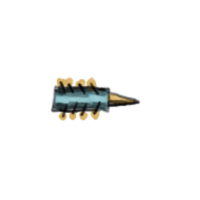
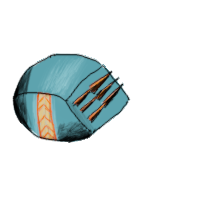
Revision of a layered 200 x 200 image; what changed, layer by layer:
added layer "gatling battery lines" above "gatling battery shade" over (12, 53, 131, 143)
added layer "gatling battery shade" above "gatling battery light" over (12, 64, 122, 143)
added layer "gatling battery light" (soft light) above "gatling battery color" over (31, 55, 119, 141)
added layer "gatling battery color" above "mining lines" over (12, 53, 131, 143)
hid "mining lines" over (50, 79, 141, 119)
hid "mining shadow" over (51, 84, 139, 114)
hid "mining light" over (49, 87, 135, 106)
hid "mining color" over (52, 76, 137, 122)
